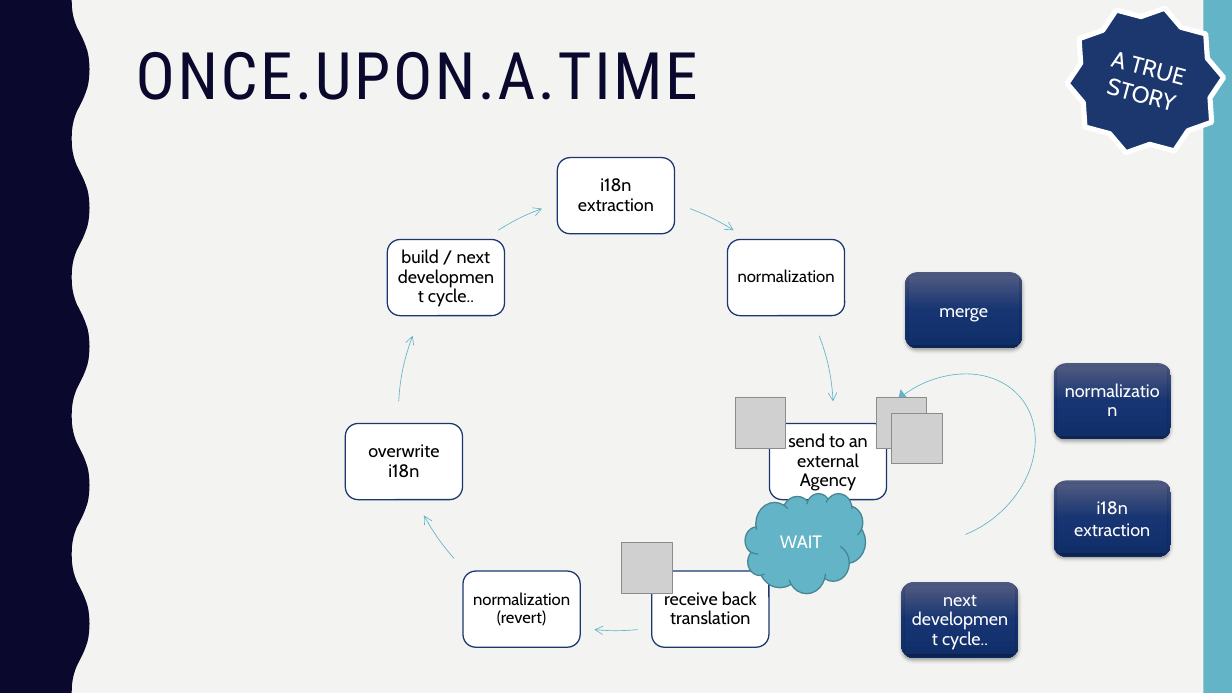
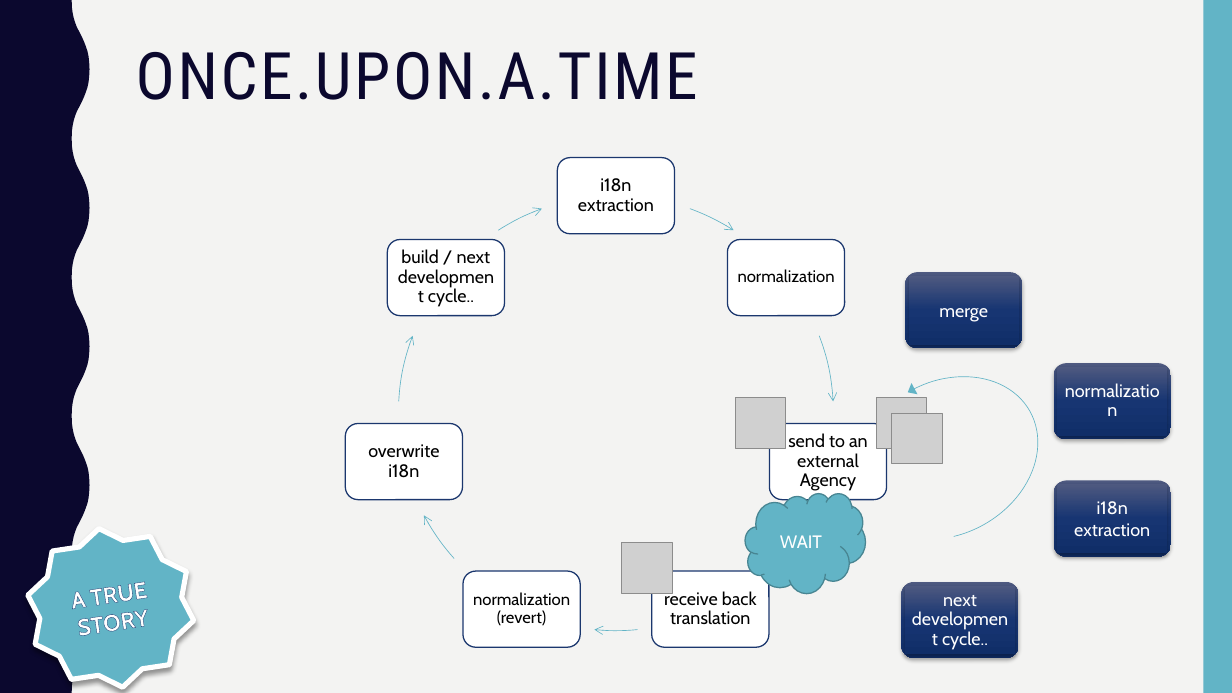
Before and after one commit to matteopelucco/lokalise, a slide deck: slide 4 of presentation/lokalise.pptx. Drawn at 1232x693 pixels with LibreOffice and Linux fonts; fonts in the diff are those of the drawing; grey boxes stand for pictures; background and template pictures are left out. Boxes give left, top, right and bottom in pixels: in the first picture for what was removed or moved away, otherwise in the second. Text is boxed around its words. In the diff, an @@ line names an element or a change of style, - is before the commit and + after.

```diff
--- a/presentation/lokalise.pptx
+++ b/presentation/lokalise.pptx
@@ arc (boxed as its full ellipse) at box(826, 345, 1068, 571): rotation 52 to 60 degrees @@
@@ star "A TRUE STORY" at box(19, 517, 202, 693): letter outline none to #1B376E 0.52 pt, bold on; fill #1B376E to #62B4C6; shadow on; rotation 15 to 351 degrees @@
```
Also in this commit, not shown: 10 other slides changed, 14 other files.
